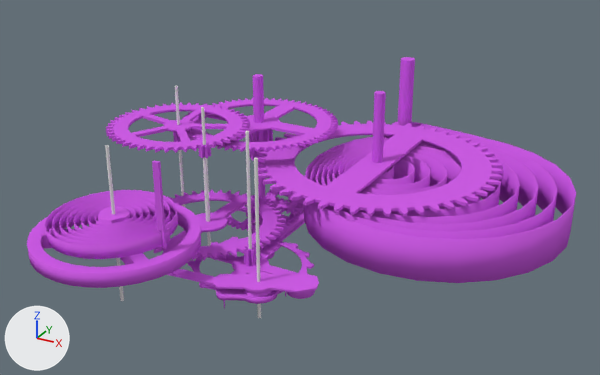
The Blender file assets/models/clock.blend: old version first, new version second.
Rendered twice from a camera (50 mm lens) standing at (12.4, -19.35, 13.26) and looking at (0.07, 3.08, 2.05). Lighting does not change. The marker at lower left points along +X, +Y and +Z.

Names of what the first picture shows: 'anchor', 'escape_wheel', 'gear.000', 'gear.001', 'gear.002', 'gear.003', 'gear_hours', 'gear_minutes', 'movement_spring', 'pendulum', 'pendulum_spring', 'pin.005', 'pin.006', 'pin.007', 'spring_holder'.
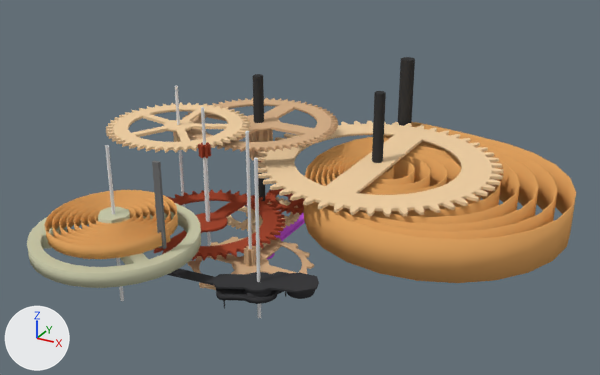
The change, as a diff of the scene's bpy script:
```diff
--- a/assets/models/clock.blend.py
+++ b/assets/models/clock.blend.py
@@ me_gear_hours @@
 me_gear_hours.from_pydata(...)  # 1346 vertices, 1369 faces; spans x -1.5..1.5, y -1.5..1.5, z -1.58..0.05
-me_gear_hours.materials.append(mat_default)  # purple #cf5ee7
+me_gear_hours.materials.append(mat_gear1)  # beige #f1d0a4
@@ me_gear_003 @@
 me_gear_003.from_pydata(...)  # 1323 vertices, 1356 faces; spans x -1.46..1.46, y -1.46..1.46, z -0.45..0.05
-me_gear_003.materials.append(mat_default)  # purple #cf5ee7
+me_gear_003.materials.append(mat_gear3)  # brown #a64a33
@@ me_pin_007 @@
 me_pin_007.from_pydata(...)  # 24 vertices, 14 faces; spans x -5.26..5.26, y -5.26..5.26, z -1.0..1.0
-me_pin_007.materials.append(mat_default)  # purple #cf5ee7
+me_pin_007.materials.append(mat_big_pin)  # black #3c3c3c
@@ me_movement_spring @@
 me_movement_spring.from_pydata(...)  # 1076 vertices, 1072 faces; spans x -2.27..6.66, y -4.53..4.98, z -0.71..0.71
-me_movement_spring.materials.append(mat_default)  # purple #cf5ee7
+me_movement_spring.materials.append(mat_spring)  # orange #e7a965
@@ me_spring_holder @@
 me_spring_holder.from_pydata(...)  # 24 vertices, 22 faces; spans x -0.1..0.1, y -0.04..0.04, z -1.58..1.0
-me_spring_holder.materials.append(mat_default)  # purple #cf5ee7
+me_spring_holder.materials.append(mat_spring_holder)  # grey #737373
@@ me_pendulum_spring @@
 me_pendulum_spring.from_pydata(...)  # 780 vertices, 772 faces; spans x -3.71..0.21, y -1.96..1.86, z -0.18..0.22
-me_pendulum_spring.materials.append(mat_default)  # purple #cf5ee7
+me_pendulum_spring.materials.append(mat_spring)  # orange #e7a965
@@ me_pin_006 @@
 me_pin_006.from_pydata(...)  # 24 vertices, 14 faces; spans x -3.62..3.62, y -3.62..3.62, z -1.0..1.0
-me_pin_006.materials.append(mat_default)  # purple #cf5ee7
+me_pin_006.materials.append(mat_big_pin)  # black #3c3c3c
@@ me_gear_002 @@
 me_gear_002.from_pydata(...)  # 1400 vertices, 1402 faces; spans x -4.24..4.24, y -4.25..4.25, z -0.05..0.05
-me_gear_002.materials.append(mat_default)  # purple #cf5ee7
+me_gear_002.materials.append(mat_gear1)  # beige #f1d0a4
@@ me_pin_005 @@
 me_pin_005.from_pydata(...)  # 24 vertices, 14 faces; spans x -3.62..3.62, y -3.62..3.62, z -1.04..1.0
-me_pin_005.materials.append(mat_default)  # purple #cf5ee7
+me_pin_005.materials.append(mat_big_pin)  # black #3c3c3c
@@ me_gear_007 @@
 me_gear_007.from_pydata(...)  # 2345 vertices, 2440 faces; spans x -2.89..2.89, y -2.89..2.89, z -3.47..0.05
-me_gear_007.materials.append(mat_default)  # purple #cf5ee7
+me_gear_007.materials.append(mat_gear2)  # beige #d6b089
@@ me_gear_001 @@
 me_gear_001.from_pydata(...)  # 1588 vertices, 1615 faces; spans x -2.49..2.49, y -2.49..2.49, z -0.59..0.05
-me_gear_001.materials.append(mat_default)  # purple #cf5ee7
+me_gear_001.materials.append(mat_gear1)  # beige #f1d0a4
@@ me_gear_000 @@
 me_gear_000.from_pydata(...)  # 1578 vertices, 1596 faces; spans x -2.59..2.59, y -2.59..2.59, z -0.05..2.78
-me_gear_000.materials.append(mat_default)  # purple #cf5ee7
+me_gear_000.materials.append(mat_gear3)  # brown #a64a33
@@ me_pendulum @@
 me_pendulum.from_pydata(...)  # 221 vertices, 235 faces; spans x -2.47..2.47, y -2.47..2.48, z -0.61..1.02
-me_pendulum.materials.append(mat_default)  # purple #cf5ee7
+me_pendulum.materials.append(mat_pendulum)  # light grey #c8c8a9
@@ me_anchor @@
 me_anchor.from_pydata(...)  # 256 vertices, 239 faces; spans x -5.47..2.57, y -5.47..2.57, z -0.93..1.66
-me_anchor.materials.append(mat_default)  # purple #cf5ee7
+me_anchor.materials.append(mat_anchor)  # black #3d3d3f
@@ me_escape_wheel @@
 me_escape_wheel.from_pydata(...)  # 446 vertices, 564 faces; spans x -1.98..1.98, y -1.98..1.98, z -0.06..0.54
-me_escape_wheel.materials.append(mat_default)  # purple #cf5ee7
+me_escape_wheel.materials.append(mat_gear2)  # beige #d6b089
```

Changed parts and their boxes [x1, y1, x2, y2] in the pictures (600 x 375 px):
'movement_spring', recoloured (purple to orange)
    both: [304, 122, 576, 283]
'gear.002', recoloured (purple to beige)
    both: [255, 121, 503, 217]
'pendulum_spring', recoloured (purple to orange)
    both: [44, 190, 178, 259]
'pendulum', recoloured (purple to beige)
    both: [27, 203, 201, 288]
'gear.001', recoloured (purple to beige)
    both: [106, 102, 250, 153]
'gear_minutes', recoloured (purple to beige)
    both: [182, 98, 338, 213]
'gear.000', recoloured
    both: [154, 142, 285, 261]
'anchor', recoloured (purple to black)
    both: [167, 269, 319, 309]
'escape_wheel', recoloured (purple to brown)
    both: [188, 237, 314, 290]
'pin.007', recoloured (purple to black)
    both: [398, 57, 415, 126]
'pin.006', recoloured (purple to black)
    both: [372, 91, 386, 163]
'spring_holder', recoloured (purple to grey)
    both: [152, 160, 167, 249]
'pin.005', recoloured (purple to black)
    both: [253, 74, 265, 201]
'gear_hours', recoloured (purple to brown)
    both: [226, 197, 300, 250]
'gear.003', recoloured (purple to brown)
    both: [265, 189, 304, 215]
